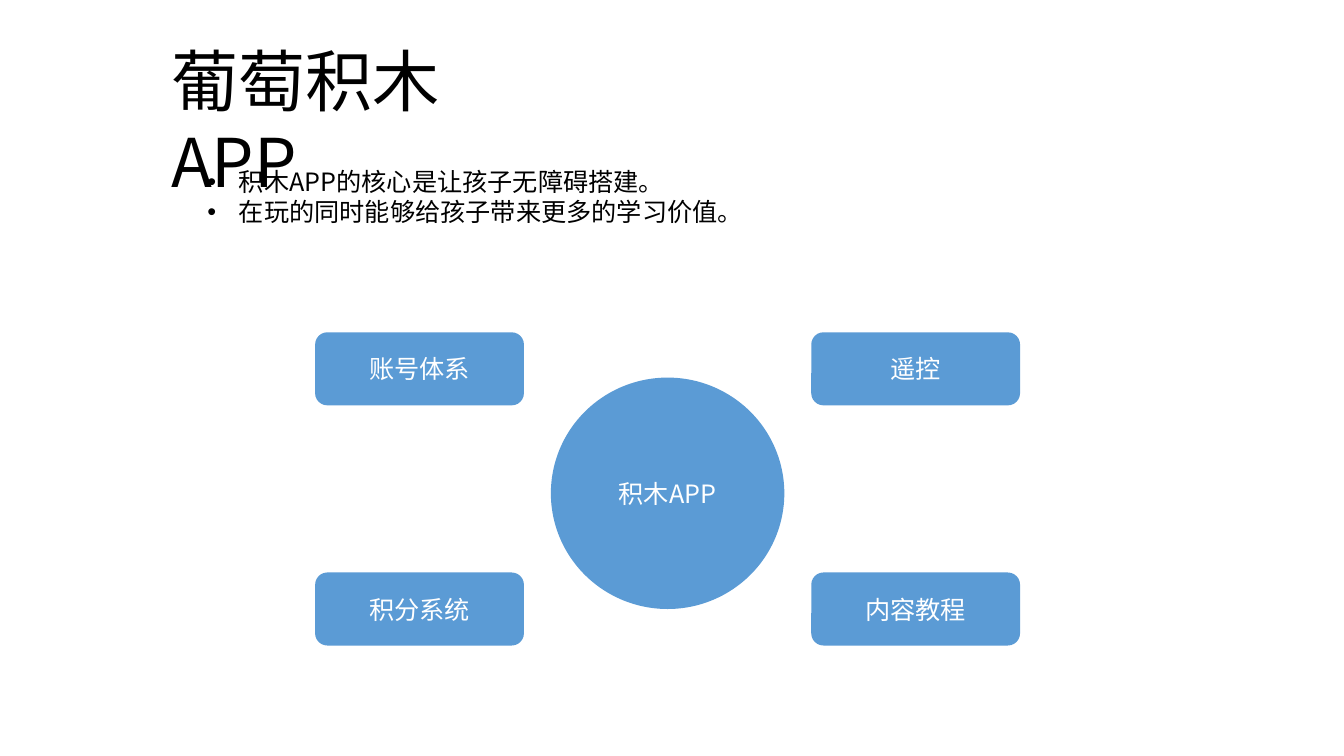
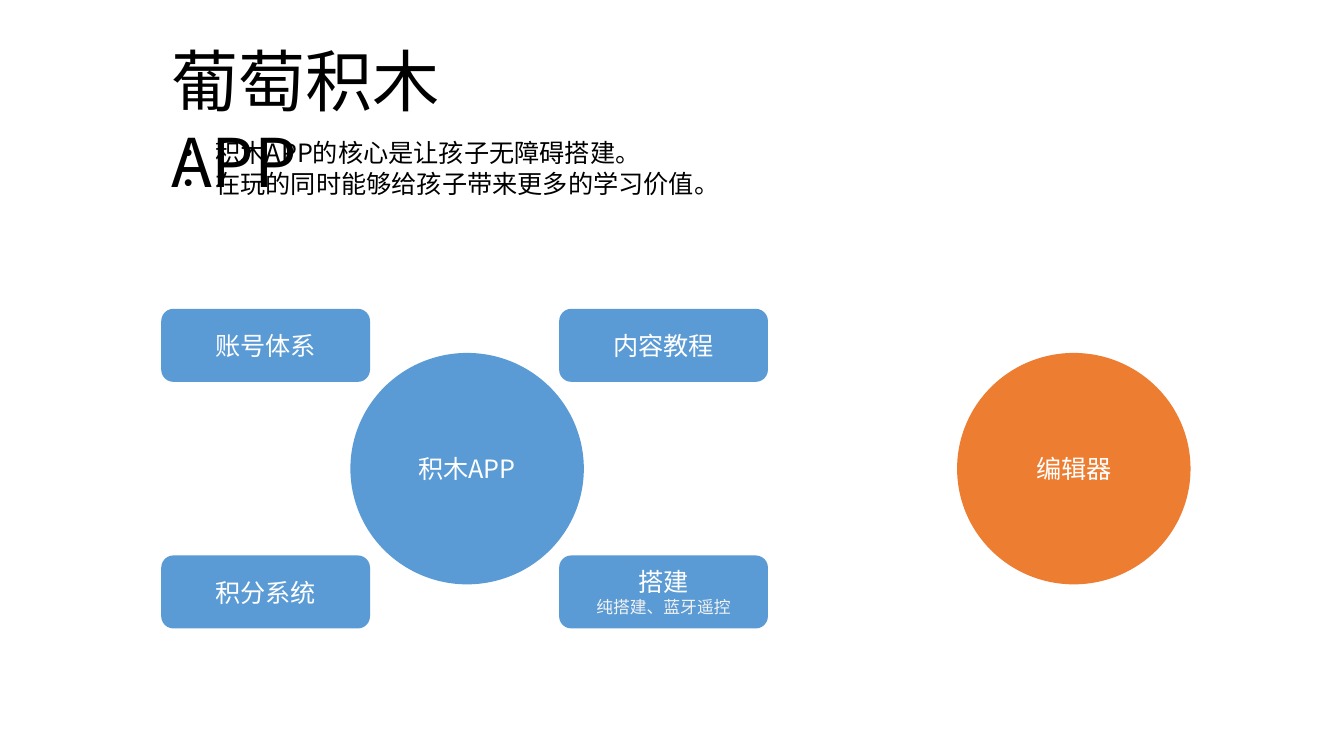
Before and after one commit to kevin0501/go, a slide deck: slide 1 of 需求/积木APP和运营.pptx. Drawn at 1344x756 pixels with LibreOffice and Linux fonts; fonts in the diff are those of the drawing. Boxes give left, top, right and bottom in pixels: in the first picture for what was removed or moved away, otherwise in the second. Text is boxed around its words. In the diff, an @@ line names an element or a change of style, - is before the commit and + after.

```diff
--- a/需求/积木APP和运营.pptx
+++ b/需求/积木APP和运营.pptx
@@ text "积木APP的核心是让孩子无障碍搭建。": place and size @@
-text "积木APP的核心是让孩子无障碍搭建。" at (239, 165, 743, 223)
+text "积木APP的核心是让孩子无障碍搭建。" at (215, 137, 719, 195)
@@ rounded rectangle "账号体系": place and size @@
-rounded rectangle "账号体系" at (316, 333, 524, 405)
+rounded rectangle "账号体系" at (161, 309, 370, 381)
@@ rounded rectangle "内容教程": place and size @@
-rounded rectangle "内容教程" at (812, 573, 1020, 645)
+rounded rectangle "内容教程" at (560, 309, 768, 381)
@@ ellipse "积木APP": place and size @@
-ellipse "积木APP" at (551, 378, 784, 610)
+ellipse "积木APP" at (351, 353, 585, 585)
@@ ellipse added at (957, 353, 1191, 585), fill #ED7D31, 18 pt, text #FFFFFF @@
+编辑器
@@ rounded rectangle "积分系统": place and size @@
-rounded rectangle "积分系统" at (316, 573, 524, 645)
+rounded rectangle "积分系统" at (161, 556, 370, 628)
@@ rounded rectangle "搭建": place and size @@
-rounded rectangle "搭建" at (812, 333, 1020, 405)
+rounded rectangle "搭建" at (560, 556, 768, 628)
@@ text in rounded rectangle at (596, 570, 730, 615): text changed; size 18 to 12 pt; text colour #FFFFFF to #F2F2F2 @@
-遥控
+搭建
+纯搭建、蓝牙遥控
```
Also in this commit, not shown: 3 other slides changed, 2 slides added.
